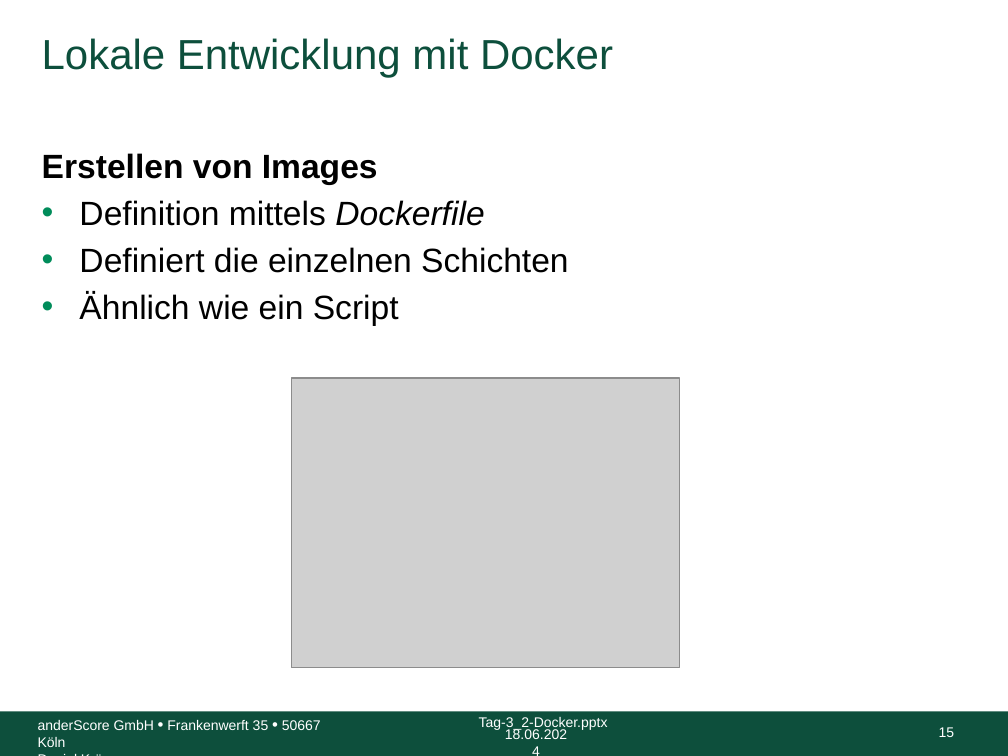
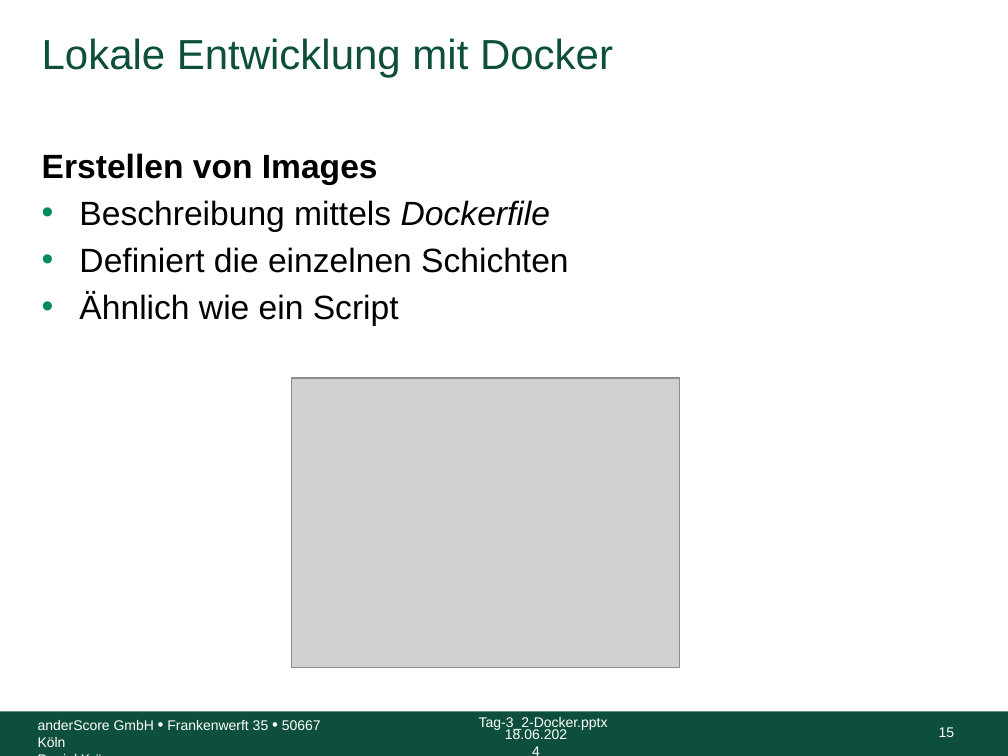
Before and after one commit to anderscore-gmbh/gitlab, a slide deck: slide 15 of slides/Tag-3_2-Docker.pptx. Drawn at 1008x756 pixels with LibreOffice and Linux fonts; fonts in the diff are those of the drawing; grey boxes stand for pictures; background and template pictures are left out. Boxes give left, top, right and bottom in pixels: in the first picture for what was removed or moved away, otherwise in the second. Text is boxed around its words. In the diff, an @@ line names an element or a change of style, - is before the commit and + after.

```diff
--- a/slides/Tag-3_2-Docker.pptx
+++ b/slides/Tag-3_2-Docker.pptx
@@ text at bbox=[79, 200, 550, 232]: text changed @@
-• Definition mittels Dockerfile
+• Beschreibung mittels Dockerfile
```
Also in this commit, not shown: 4 other slides changed, 5 other files.
